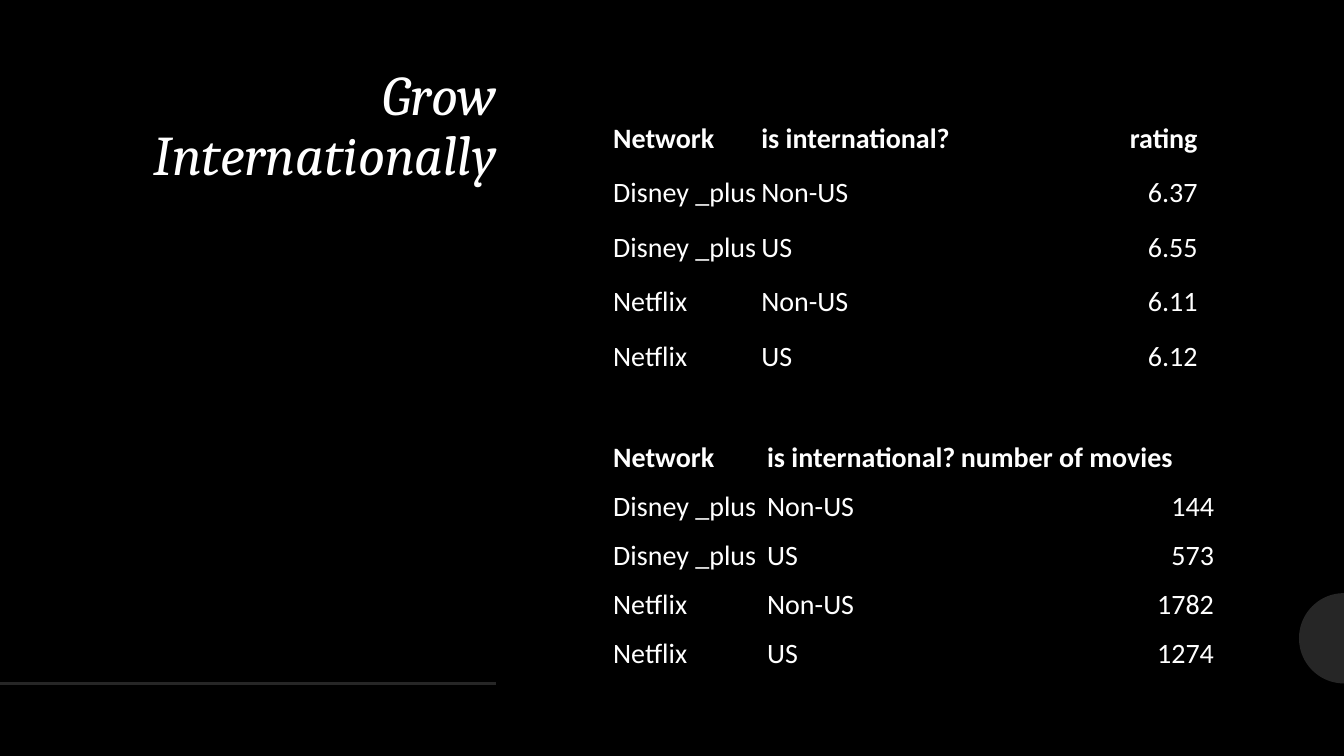
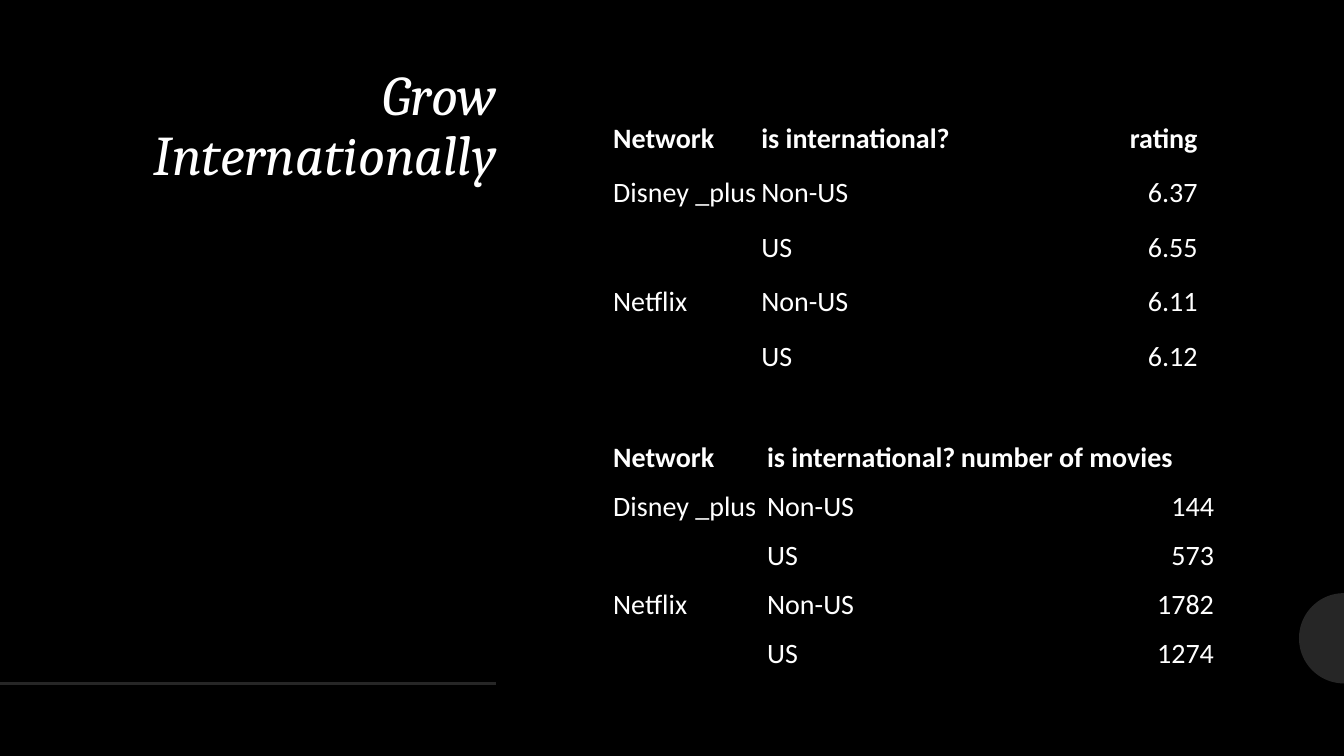
Before and after one commit to qwang27/Python_Into_Project, a slide deck: slide 12 of Analysis of Disney Plus Competitiveness over Netflix.pptx (slide 11 before the commit). Drawn at 1344x756 pixels with LibreOffice and Linux fonts; fonts in the diff are those of the drawing. Boxes give left, top, right and bottom in pixels: in the first picture for what was removed or moved away, otherwise in the second. Text is boxed around its words. In the diff, an @@ line names an element or a change of style, - is before the commit and + after.

```diff
--- a/Analysis of Disney Plus Competitiveness over Netflix.pptx
+++ b/Analysis of Disney Plus Competitiveness over Netflix.pptx
@@ table at [612, 108, 1198, 374] @@
-row 3, column 1: Disney _plus
+row 3, column 1: 
-row 5, column 1: Netflix
+row 5, column 1: 
@@ table at [612, 426, 1215, 670] @@
-row 3, column 1: Disney _plus
+row 3, column 1: 
-row 5, column 1: Netflix
+row 5, column 1: 
```
Also in this commit, not shown: 6 other slides changed, 1 slide added, 2 other files.
